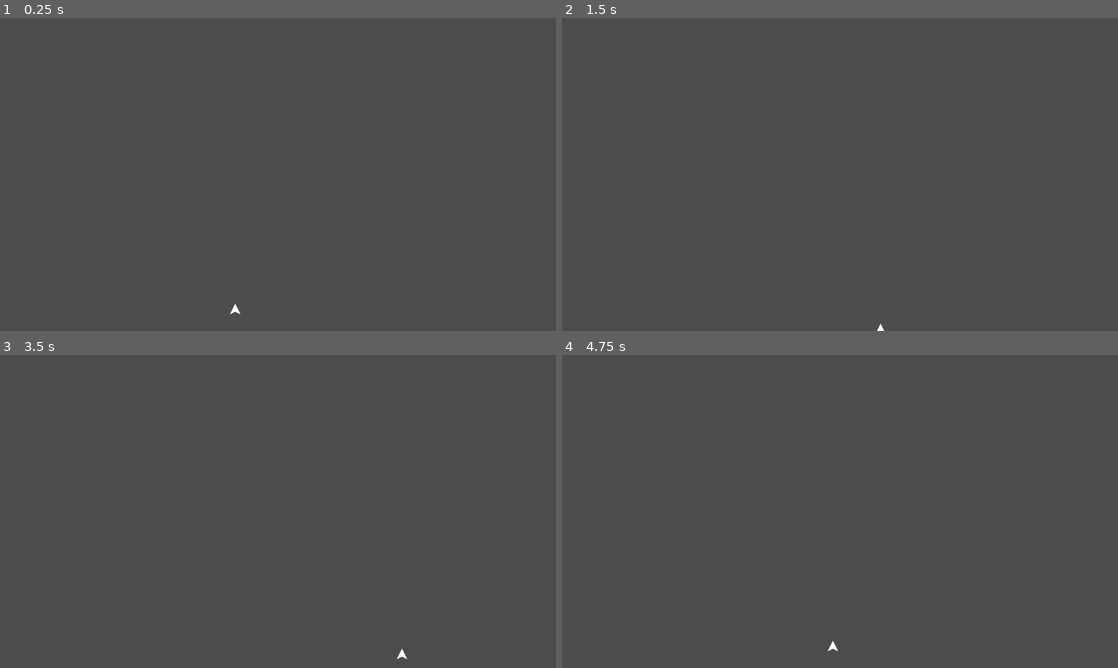
Above: before the commit, frames 1-4 (two rows, left to right).
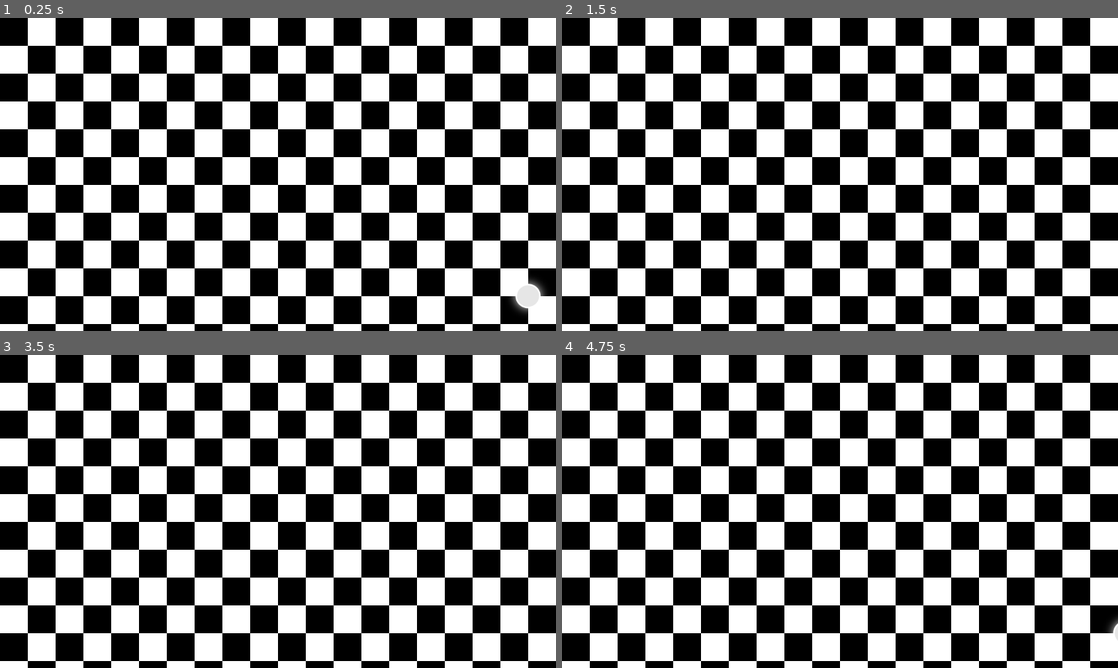
Above: after the commit, the same moments.

Repository: notapixelstudio/king_of_nothing
Game: Godot game, scene res://World.tscn
Two runs of this game, one before a commit and one after it. Both use one fixed random seed, a clock stepped at 60 frames per second and the inputs below. The project has no main scene, so this scene is started directly.
Inputs:
- Up to frame 1 (0.25 s): no input
- Up to frame 2 (1.5 s): tap Enter (ui_accept) at 0.5, 0.77 s; hold Right (ui_right) 0.53-1.28 s; hold Down (ui_down) from 1.28 s (still down)
- Up to frame 3 (3.5 s): tap Enter (ui_accept) at 1.52, 2, 2.75, 3.02 s; release Down (ui_down) at 2.03 s; hold Right (ui_right) 2.03-2.78 s; hold Up (ui_up) from 2.78 s (still down)
- Up to frame 4 (4.75 s): tap Enter (ui_accept) at 3.5, 3.77, 4.52 s; release Up (ui_up) at 3.53 s; hold Left (ui_left) from 3.53 s (still down)

The runs differ from the first frame. In frame 1, 100% of the frame differs, in the area x 0-100%, y 0-100%; in frame 2, 100%; in frame 3, 100%; in frame 4, 100%.

Commit message:
Player sprite change

Diff:
--- a/godot/TileTest.tres
+++ /dev/null
@@ -1,15 +0,0 @@
-[gd_resource type="TileSet" load_steps=2 format=2]
-
-[ext_resource path="res://icon.png" type="Texture" id=1]
-
-[resource]
-0/name = "icon"
-0/texture = ExtResource( 1 )
-0/tex_offset = Vector2( 0, 0 )
-0/modulate = Color( 1, 1, 1, 1 )
-0/region = Rect2( 0, 0, 64, 64 )
-0/tile_mode = 0
-0/occluder_offset = Vector2( 32, 32 )
-0/navigation_offset = Vector2( 32, 32 )
-0/shapes = [  ]
-0/z_index = 0
--- a/godot/Tiletest.tscn
+++ /dev/null
@@ -1,20 +0,0 @@
-[gd_scene load_steps=3 format=2]
-
-[ext_resource path="res://icon.png" type="Texture" id=1]
-
-[sub_resource type="RectangleShape2D" id=1]
-extents = Vector2( 34.7793, 31.8066 )
-
-[node name="TileMap" type="TileMap"]
-format = 1
-
-[node name="Area2D" type="Area2D" parent="."]
-
-[node name="icon" type="Sprite" parent="Area2D"]
-position = Vector2( 36.0485, 34.9547 )
-texture = ExtResource( 1 )
-
-[node name="CollisionShape2D" type="CollisionShape2D" parent="Area2D"]
-visible = false
-position = Vector2( 36.0485, 34.9547 )
-shape = SubResource( 1 )
--- a/godot/World.tscn
+++ b/godot/World.tscn
@@ -9,10 +9,9 @@
 PIECE_DEF_JSON = "res://logic/piece_def.gd"
 
 [node name="TileMap" type="TileMap" parent="."]
-visible = false
 tile_set = ExtResource( 2 )
 format = 1
 tile_data = PoolIntArray( 0, 0, 0, 1, 1, 0, 2, 0, 0, 3, 1, 0, 4, 0, 0, 5, 1, 0, 6, 0, 0, 7, 1, 0, 8, 0, 0, 9, 1, 0, 10, …(3157 unchanged characters)…
 
 [node name="Player" parent="." instance=ExtResource( 3 )]
-position = Vector2( 514.899, 632.557 )
+position = Vector2( 1246.71, 671.336 )
--- a/godot/utils/Player/Player.tscn
+++ b/godot/utils/Player/Player.tscn
@@ -1,23 +1,25 @@
 [gd_scene load_steps=4 format=2]
 
 [ext_resource path="res://utils/Player/Player.gd" type="Script" id=1]
-[ext_resource path="res://assets/images/jumper.png" type="Texture" id=2]
+[ext_resource path="res://assets/point.png" type="Texture" id=2]
 
 [sub_resource type="CircleShape2D" id=1]
-radius = 8.38547
+radius = 12.0346
 
 [node name="Player" type="KinematicBody2D"]
+position = Vector2( -0.0489311, -0.259998 )
 script = ExtResource( 1 )
+__meta__ = {
+"_edit_group_": true
+}
 
 [node name="Sprite" type="Sprite" parent="."]
-position = Vector2( 29.6712, 31.5271 )
-scale = Vector2( 0.59, 0.59 )
+position = Vector2( -0.116936, -0.421581 )
+scale = Vector2( 0.888827, 0.862064 )
 texture = ExtResource( 2 )
-centered = false
-offset = Vector2( -50.2902, -53.4358 )
+offset = Vector2( -0.217939, -5.96046e-007 )
 
 [node name="CollisionShape2D" type="CollisionShape2D" parent="."]
-visible = false
-position = Vector2( 37.9831, 37.7134 )
+position = Vector2( 0.328964, 0.264893 )
 scale = Vector2( 2.2661, 2.54267 )
 shape = SubResource( 1 )
--- a/godot/utils/PlayerSmoothTopDown/Player.tscn
+++ b/godot/utils/PlayerSmoothTopDown/PlayerTD.tscn
@@ -1,7 +1,7 @@
 [gd_scene load_steps=4 format=2]
 
 [ext_resource path="res://utils/Player/Player.gd" type="Script" id=1]
-[ext_resource path="res://assets/images/jumper.png" type="Texture" id=2]
+[ext_resource path="res://assets/point.png" type="Texture" id=2]
 
 [sub_resource type="CircleShape2D" id=1]
 radius = 14.5786
@@ -13,7 +13,6 @@
 texture = ExtResource( 2 )
 
 [node name="CollisionShape2D" type="CollisionShape2D" parent="."]
-visible = false
 position = Vector2( 0.392647, 0.935505 )
 scale = Vector2( 2.2661, 2.54267 )
 shape = SubResource( 1 )
--- a/godot/utils/PlayerSmoothTopDown/World.tscn
+++ b/godot/utils/PlayerSmoothTopDown/World.tscn
@@ -1,7 +1,6 @@
 [gd_scene load_steps=2 format=2]
 
 [ext_resource path="res://utils/Player/Player.tscn" type="PackedScene" id=1]
-
 
 [node name="World" type="Node2D"]
 
Renamed: godot/utils/PlayerSmoothTopDown/Player.gd -> godot/utils/PlayerSmoothTopDown/PlayerTD.gd
